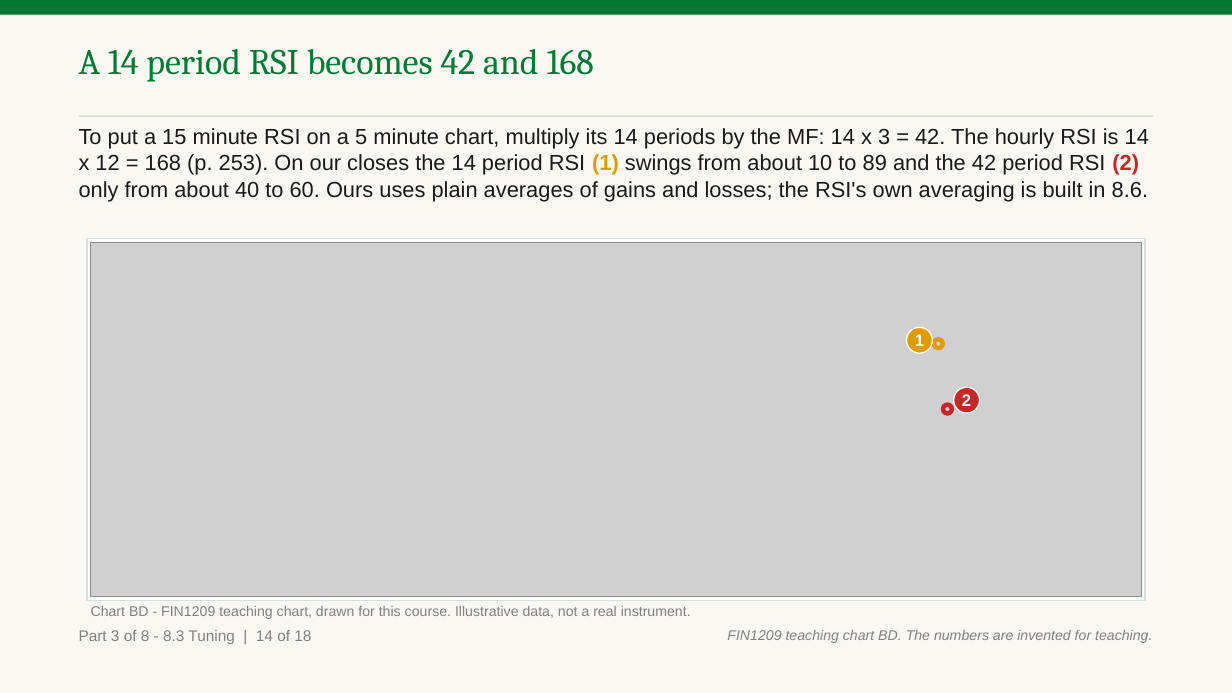
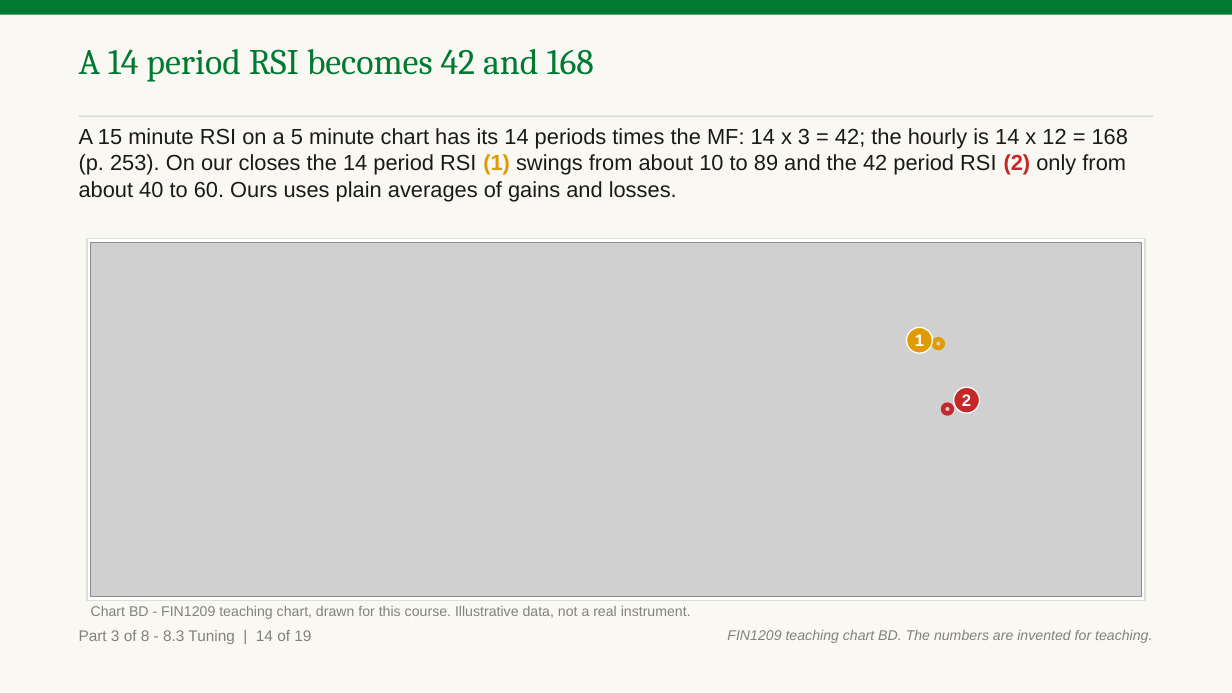
Before and after one commit to benjiesotelo-sudo/Telos_FIN1209, a slide deck: slide 156 of chapter-08/FIN1209-Chapter-08.pptx. Drawn at 1232x693 pixels with LibreOffice and Linux fonts; fonts in the diff are those of the drawing; grey boxes stand for pictures. Boxes give left, top, right and bottom in pixels: in the first picture for what was removed or moved away, otherwise in the second. Text is boxed around its words. In the diff, an @@ line names an element or a change of style, - is before the commit and + after.

```diff
--- a/chapter-08/FIN1209-Chapter-08.pptx
+++ b/chapter-08/FIN1209-Chapter-08.pptx
@@ text at bbox=[79, 128, 1128, 201]: text changed @@
-To put a 15 minute RSI on a 5 minute chart, multiply its 14 periods by the MF: 14 x 3 = 42. The hourly RSI is 14 x 12 = 168 (p. 253). On our closes the 14 period RSI (1) swings from about 10 to 89 and the 42 period RSI (2) only from about 40 to 60. Ours uses plain averages of gains and losses; the RSI's own averaging is built in 8.6.
+A 15 minute RSI on a 5 minute chart has its 14 periods times the MF: 14 x 3 = 42; the hourly is 14 x 12 = 168 (p. 253). On our closes the 14 period RSI (1) swings from about 10 to 89 and the 42 period RSI (2) only from about 40 to 60. Ours uses plain averages of gains and losses.
```
Also in this commit, not shown: 63 other slides changed, 4 slides added, 7 other files.
